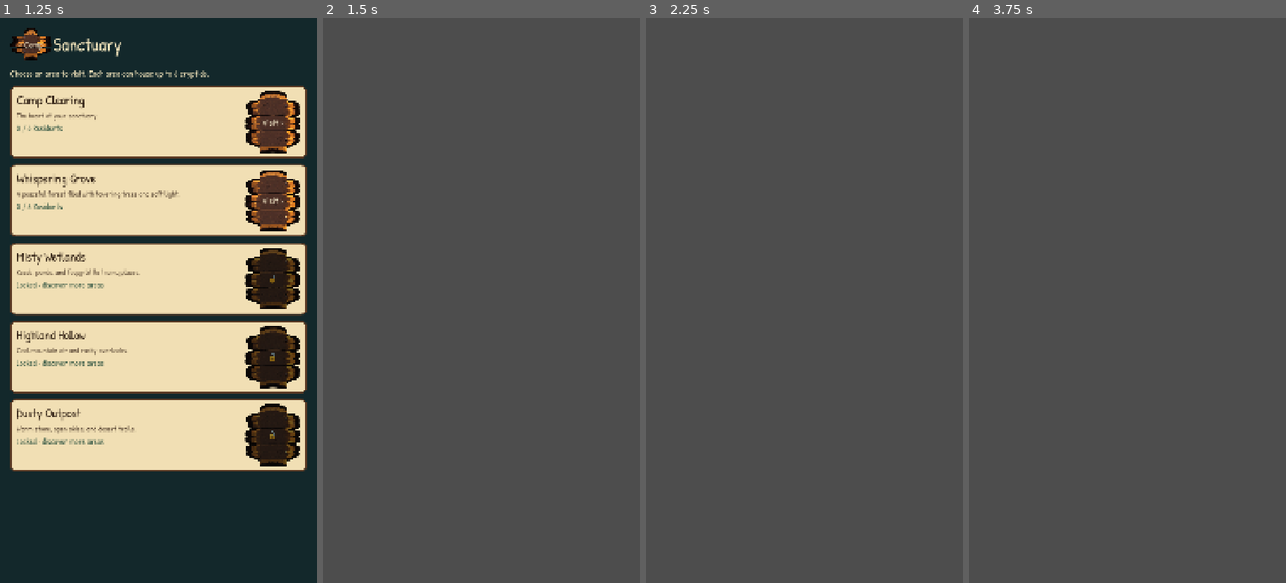
Above: before the commit, frames 1-4 (left to right).
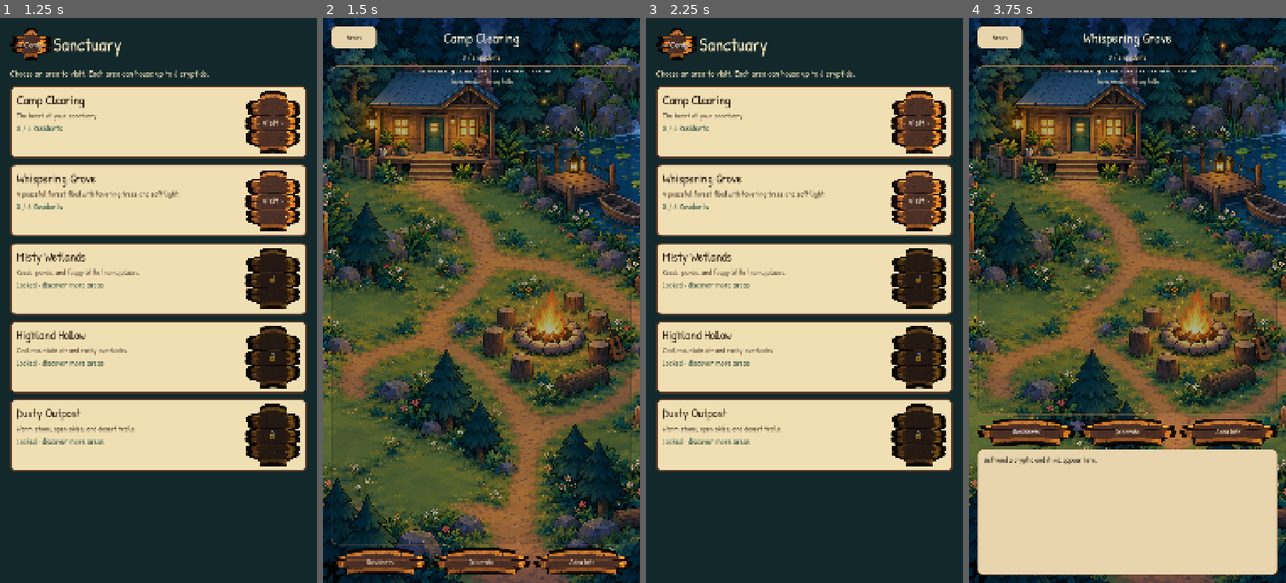
Above: after the commit, the same moments.

Repository: rabine707/cryptid-camp
Game: Godot game, scene res://scenes/main/main.tscn
The game is run twice, just before and just after one commit, with the same random seed, the same clock (stepped at 60 frames per second) and the same inputs.
Inputs (mouse positions are in pixels of both pictures, inside the frame that each line leads up to):
- Up to frame 1 (1.25 s): click "My Cryptids" at 0.5 s
- Up to frame 2 (1.5 s): click "Visit ›" at 1.25 s
- Up to frame 3 (2.25 s): click (677, 34) at 2 s, where only the run after the commit has a clickable "Areas"
- Up to frame 4 (3.75 s): click (1241, 198) at 2.75 s, where only the run after the commit has a clickable "Visit ›"; click (1026, 560) at 3.5 s, where only the run after the commit has a clickable "Residents"

Frame 1 is identical in both runs. In frame 2, 96% of the frame differs, in the area x 0-100%, y 0-100%; in frame 3, 100%; in frame 4, 97%.
Error before the commit: Parse Error: Cannot find member "PRESET_CENTER_WIDE" in base "Control". (res://scripts/sanctuary/area.gd:115)

Commit message:
Fix invalid Godot anchor preset in scripts/sanctuary/area.gd

Diff:
--- a/scripts/sanctuary/area.gd
+++ b/scripts/sanctuary/area.gd
@@ -112,7 +112,9 @@
 		var empty := _label("This clearing is waiting for its first friend.", 31, CampStyle.CREAM)
 		empty.name = "ResidentEmpty"
 		empty.horizontal_alignment = HORIZONTAL_ALIGNMENT_CENTER
-		empty.set_anchors_preset(Control.PRESET_CENTER_WIDE)
+		empty.set_anchors_preset(Control.PRESET_CENTER_TOP)
+		empty.anchor_left = 0.0
+		empty.anchor_right = 1.0
 		empty.offset_top = -30
 		empty.offset_bottom = 40
 		room_layer.add_child(empty)
